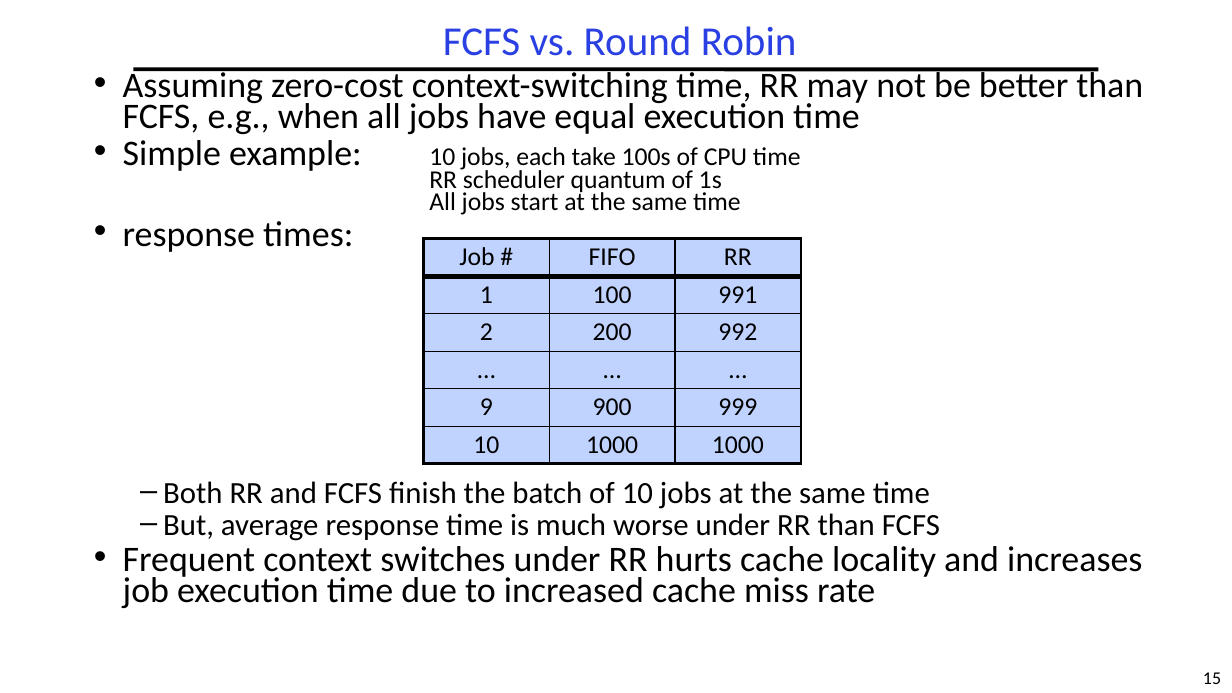
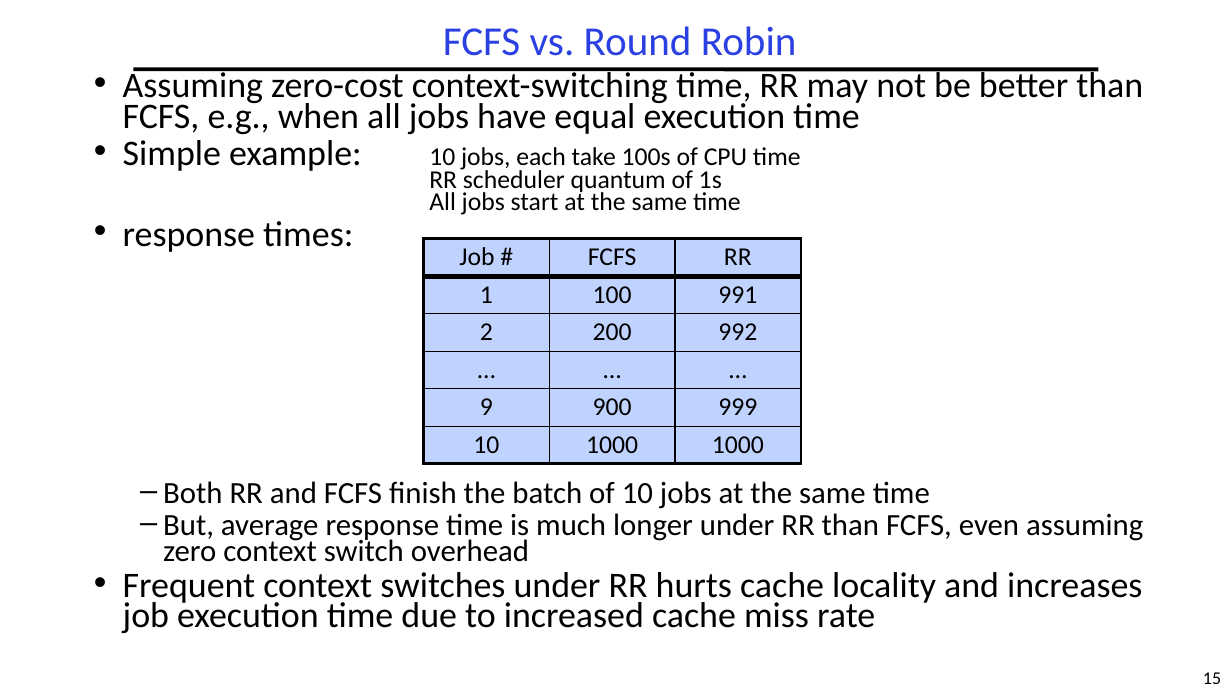
Before and after one commit to guhofstra/CSC112Fa26, a slide deck: slide 15 of PPTs/L5-Scheduling.pptx. Drawn at 1232x693 pixels with LibreOffice and Linux fonts; fonts in the diff are those of the drawing. Boxes give left, top, right and bottom in pixels: in the first picture for what was removed or moved away, otherwise in the second. Text is boxed around its words. In the diff, an @@ line names an element or a change of style, - is before the commit and + after.

```diff
--- a/PPTs/L5-Scheduling.pptx
+++ b/PPTs/L5-Scheduling.pptx
@@ table at <box>423,238,800,460</box> @@
-row 1, column 2: FIFO
+row 1, column 2: FCFS
@@ text at <box>163,513,1143,562</box>: text changed @@
-  – But, average response time is much worse under RR than FCFS
+  – But, average response time is much longer under RR than FCFS, even assuming zero context switch overhead
```
Also in this commit, not shown: 8 other slides changed, 1 slide added, 2 other files.
